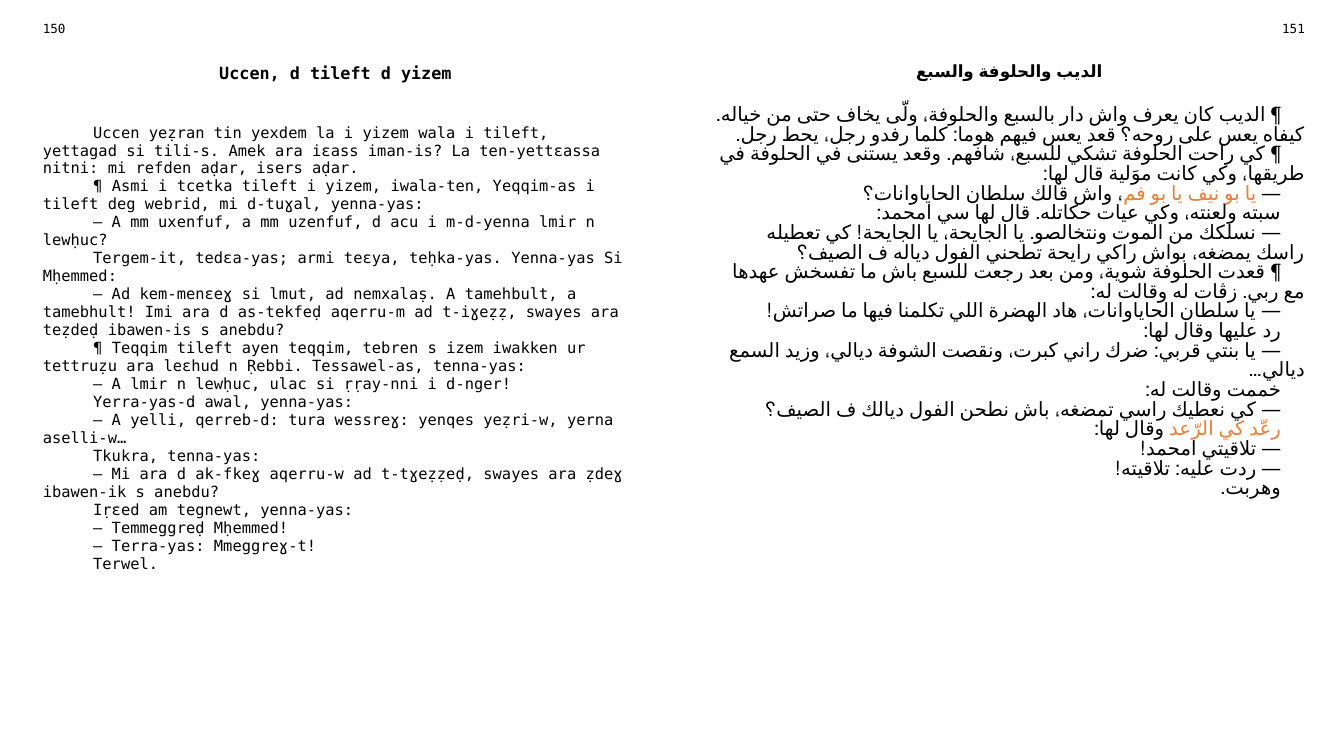
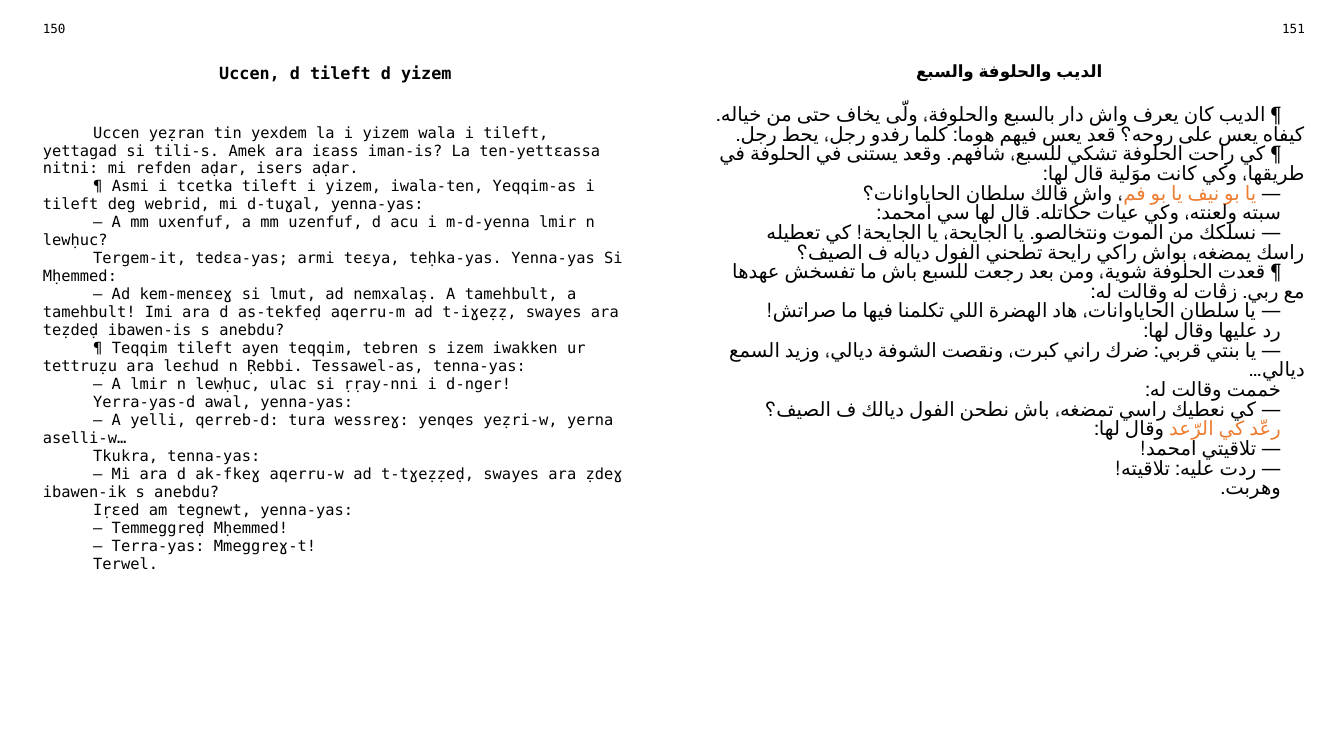
Before and after one commit to sferhah/tamacahut_n_wuccen, a slide deck: slide 73 of Uccen.ConsoleApp/Resources/pptx/uccen.arq.pptx. Drawn at 1344x756 pixels with LibreOffice and Linux fonts; fonts in the diff are those of the drawing. Boxes give left, top, right and bottom in pixels: in the first picture for what was removed or moved away, otherwise in the second. Text is boxed around its words. In the diff, an @@ line names an element or a change of style, - is before the commit and + after.

```diff
--- a/Uccen.ConsoleApp/Resources/pptx/uccen.arq.pptx
+++ b/Uccen.ConsoleApp/Resources/pptx/uccen.arq.pptx
@@ table at <box>32,16,1315,729</box> @@
-row 3, column 1: Uccen yeẓran tin yexdem la i yizem wala i tileft, yettagad si tili-s. Amek ara iɛass iman-is? La ten-yettɛassa nitni: mi refden aḍar, isers aḍar. / ¶ Asmi i tcetka tileft i yizem, iwala-ten, Yeqqim-as i tileft deg webrid, mi d-tuɣal, yenna-yas: / — A mm uxenfuf, a mm uzenfuf, d acu i m-d-yenna lmir n lewḥuc? / Tergem-it, tedɛa-yas; armi teɛya, teḥka-yas. Yenna-yas Si Mḥemmed: / — Ad kem-menɛeɣ si lmut, ad nemxalaṣ. A tamehbult, a tamebhult! Imi ara d as-tekfeḍ aqerru-m ad t-iɣeẓẓ, swayes ara teẓdeḍ ibawen-is s anebdu? / ¶ Teqqim tileft ayen teqqim, tebren s izem iwakken ur tettruẓu ara leɛhud n Ṛebbi. Tessawel-as, tenna-yas: / — A lmir n lewḥuc, ulac si ṛṛay-nni i d-nger! / Yerra-yas-d awal, yenna-yas: / — A yelli, qerreb-d: tura wessreɣ: yenqes yeẓri-w, yerna aselli-w… / Tkukra, tenna-yas: / — Mi ara d ak-fkeɣ aqerru-w ad t-tɣeẓẓeḍ, swayes ara ẓdeɣ ibawen-ik s anebdu? / Iṛɛed am tegnewt, yenna-yas: / — Temmeggreḍ Mḥemmed! / — Terra-yas: Mmeggreɣ-t! / Terwel.
+row 3, column 1: Uccen yeẓran tin yexdem la i yizem wala i tileft, yettagad si tili-s. Amek ara iɛass iman-is? La ten-yettɛassa nitni: mi refden aḍar, isers aḍar. / ¶ Asmi i tcetka tileft i yizem, iwala-ten, Yeqqim-as i tileft deg webrid, mi d-tuɣal, yenna-yas: / — A mm uxenfuf, a mm uzenfuf, d acu i m-d-yenna lmir n lewḥuc? / Tergem-it, tedɛa-yas; armi teɛya, teḥka-yas. Yenna-yas Si Mḥemmed: / — Ad kem-menɛeɣ si lmut, ad nemxalaṣ. A tamehbult, a tamehbult! Imi ara d as-tekfeḍ aqerru-m ad t-iɣeẓẓ, swayes ara teẓdeḍ ibawen-is s anebdu? / ¶ Teqqim tileft ayen teqqim, tebren s izem iwakken ur tettruẓu ara leɛhud n Ṛebbi. Tessawel-as, tenna-yas: / — A lmir n lewḥuc, ulac si ṛṛay-nni i d-nger! / Yerra-yas-d awal, yenna-yas: / — A yelli, qerreb-d: tura wessreɣ: yenqes yeẓri-w, yerna aselli-w… / Tkukra, tenna-yas: / — Mi ara d ak-fkeɣ aqerru-w ad t-tɣeẓẓeḍ, swayes ara ẓdeɣ ibawen-ik s anebdu? / Iṛɛed am tegnewt, yenna-yas: / — Temmeggreḍ Mḥemmed! / — Terra-yas: Mmeggreɣ-t! / Terwel.
```
Also in this commit, not shown: 10 other slides changed, 7 other files.
